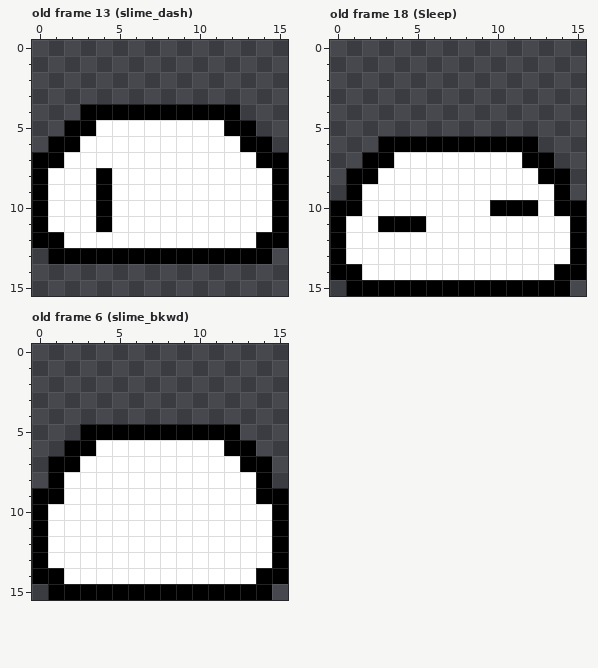
File history of a pixel-art file, game/assets/aseprite/player_anim.aseprite. Above: the version before the commit.
16x16 pixels, 21 frames. Shown: old frame 13 (slime_dash), old frame 18 (Sleep), old frame 6 (slime_bkwd). The commit also changed other frames, which this record leaves out.
Once edited:
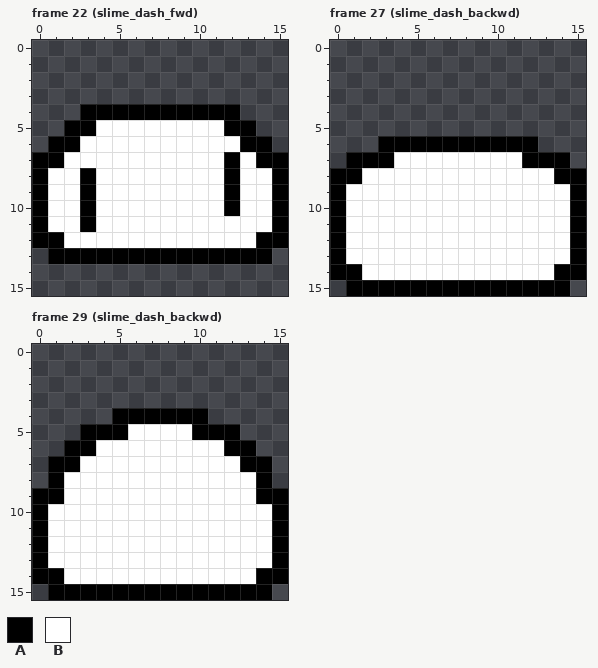
Palette (. is transparent): A #000000  B #ffffff
A new or re-ordered frame is compared with the old frame closest to it.
The commit says: added player fwd and backwd dash
Difference:
frames 21 -> 38
Frame 22 (slime_dash_fwd) is new; against old frame 13 (slime_dash):
y 7: x 12 B -> A
y 8..10: x 3..4 BA -> AB; x 12 B -> A
y 11: x 3..4 BA -> AB
Frame 27 (slime_dash_backwd) is new; against old frame 18 (Sleep):
y 7: x 1 . -> A; x 14 . -> A
y 8: x 0 . -> A; x 2 A -> B; x 13 A -> B; x 15 . -> A
y 9: x 0..1 .A -> AB; x 14..15 A. -> BA
y 10: x 1 A -> B; x 10..12 AAA -> BBB; x 14 A -> B
y 11: x 3..5 AAA -> BBB
Frame 29 (slime_dash_backwd) is new; against old frame 6 (slime_bkwd):
y 4: x 5..10 ...... -> AAAAAA
y 5: x 6..9 AAAA -> BBBB
Boxes around the changes in both pictures, in picture pixels (x1, y1, x2, y2):
changed: (224, 152, 240, 216)
changed: (80, 168, 112, 232)
changed: (330, 152, 426, 232)
changed: (490, 152, 586, 216)
changed: (112, 408, 208, 440)
